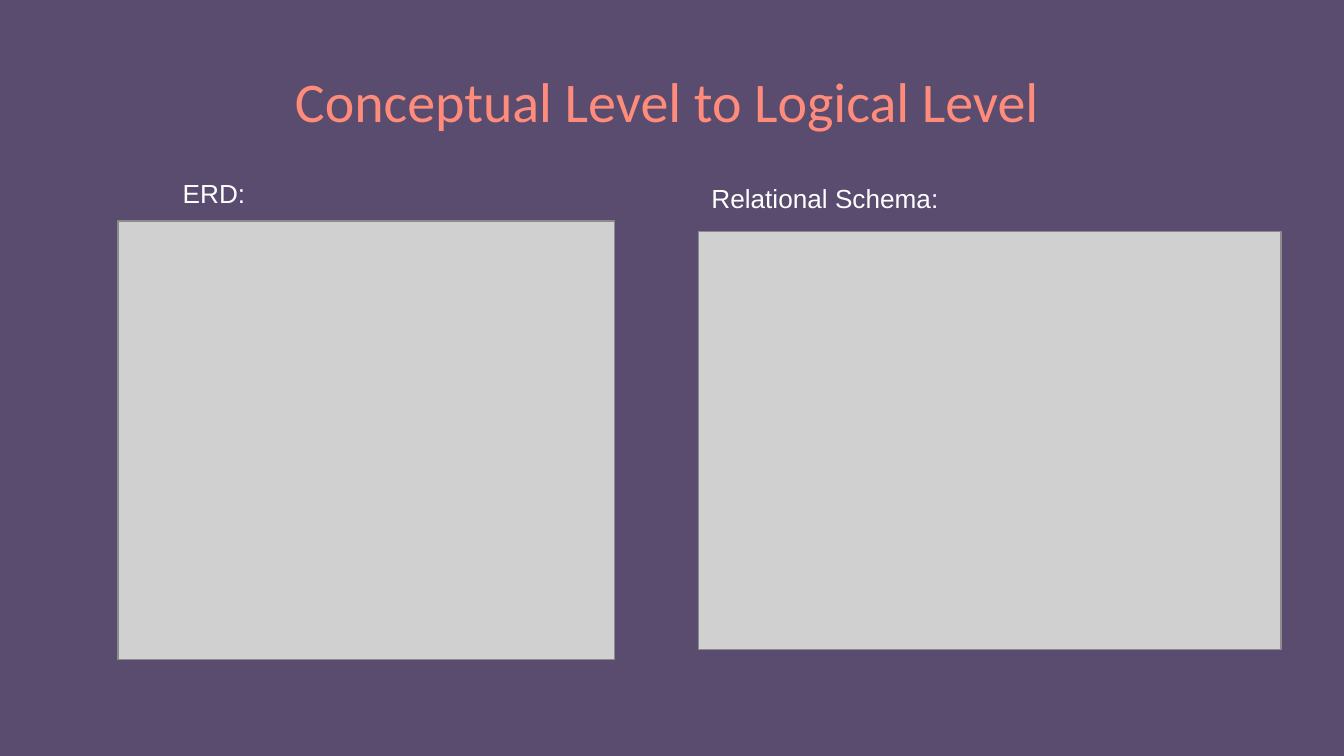
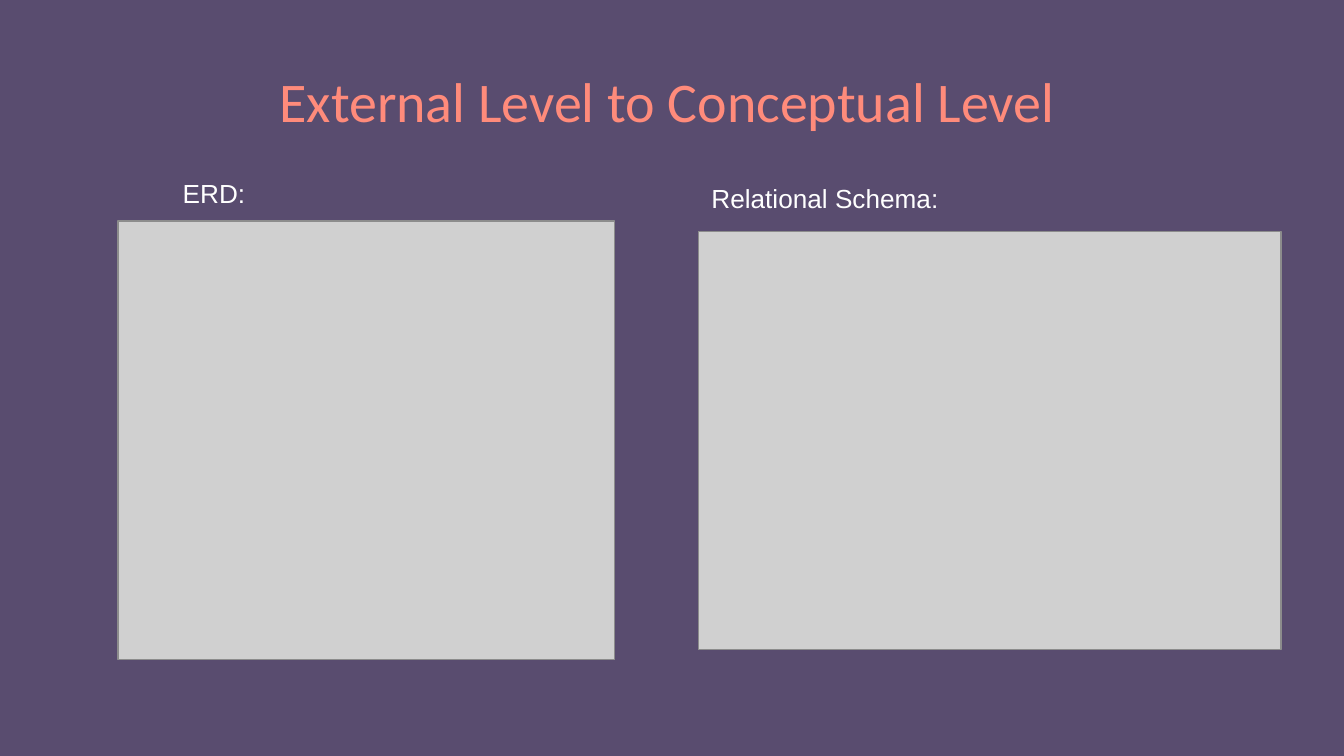
Before and after one commit to e-m-wilson/python_sql, a slide deck: slide 17 of Week_3/SQL.pptx. Drawn at 1344x756 pixels with LibreOffice and Linux fonts; fonts in the diff are those of the drawing; grey boxes stand for pictures. Boxes give left, top, right and bottom in pixels: in the first picture for what was removed or moved away, otherwise in the second. Text is boxed around its words. In the diff, an @@ line names an element or a change of style, - is before the commit and + after.

```diff
--- a/Week_3/SQL.pptx
+++ b/Week_3/SQL.pptx
@@ title at [279,83,1054,131]: text changed @@
-Conceptual Level to Logical Level
+External Level to Conceptual Level
```
Also in this commit, not shown: 15 other slides changed, 4 slides added.
